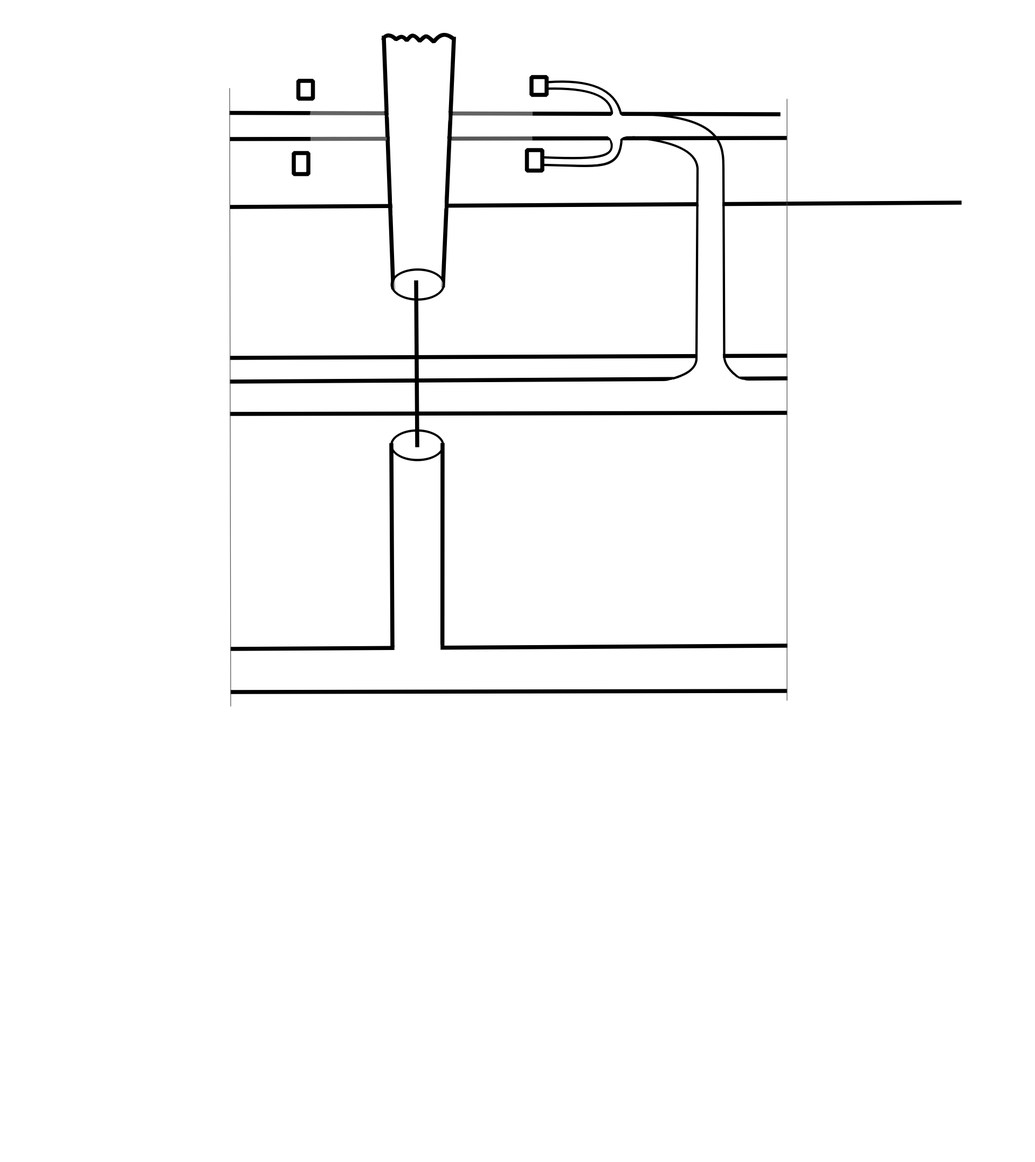
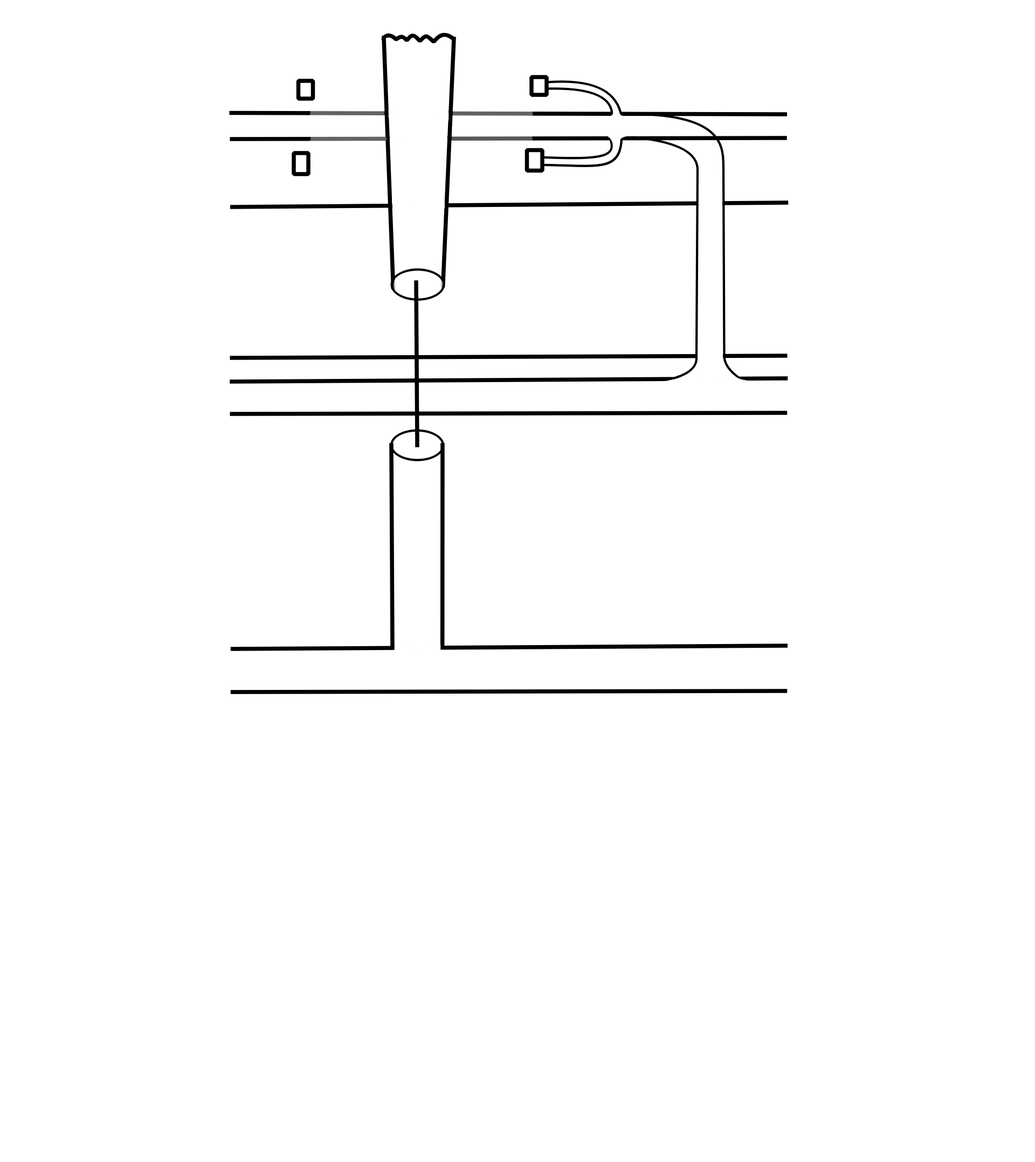
The second 1035×1162 image is a revision of the first. Changes to its layers:
pixels changed over [229, 87, 962, 707] (layer not identified)
